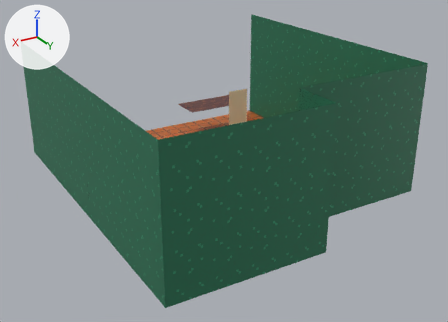
The glTF model assets/models/escena.glb as it was, and as the next commit left it.
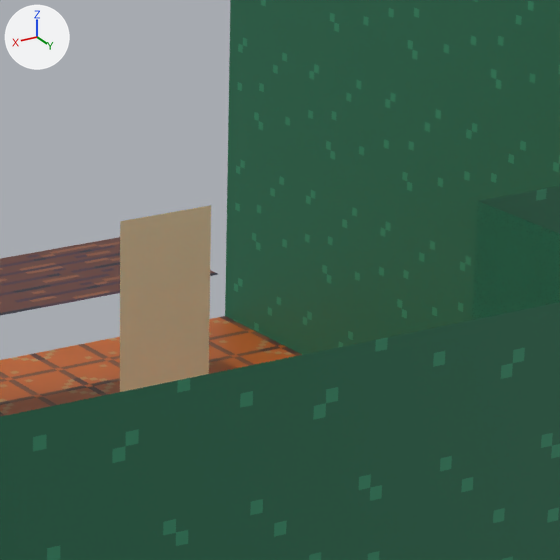
There are two pictures of each version: one whole from a 50 mm lens placed at (25.17, 44.43, 22.8), pointed at (0.47, 3.28, 2.22), one close up on the part from 46% to 70% of the width and 15% to 49% of the height. The lights are fixed; the arrows at upper left show +X, +Y and +Z. Where no turn or scale is listed for an object, it has been applied to the vertices.

The older version as bpy lines, for what is in view:
```python
me_plane_001 = bpy.data.meshes.new('Plane.001')
me_plane_001.from_pydata(...)  # 8 vertices, 6 faces; spans x -12.3..12.3, y -12.3..12.3, z 0.0
me_plane_001.materials.append(mat_suelo)  # picture img_bake_suelo
me_plane_003 = bpy.data.meshes.new('Plane.003')
me_plane_003.from_pydata(...)  # 4 vertices, 2 faces; spans x -3.29..3.29, y -1.6..1.6, z 0.0
me_plane_003.materials.append(mat_mesa)  # picture img_bake_mesa
me_plane_004 = bpy.data.meshes.new('Plane.004')
me_plane_004.from_pydata([(-1.0, 0.0, -2.38), (1.0, 0.0, -2.38), (-1.0, 0.0, 2.38), (1.0, 0.0, 2.38)], [], [(0, 1, 3), (0, 3, 2)])
me_plane_004.materials.append(mat_remie)  # beige #fcecc5
ob_mesa = bpy.data.objects.new('Mesa', me_plane_003)
ob_mesa.location = (-5.33, -8.57, 3.07)
ob_remie = bpy.data.objects.new('Remie', me_plane_004)
ob_remie.location = (-5.37, -3.85, 3.27)
ob_suelo = bpy.data.objects.new('Suelo', me_plane_001)
ob_suelo.location = (0.0, 0.0, 0.0)
# also in view: 'Paredes' at (0.0, 1.95, 5.45)
```
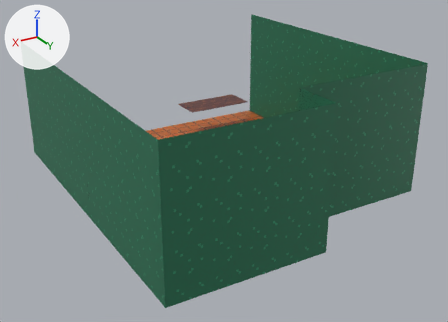
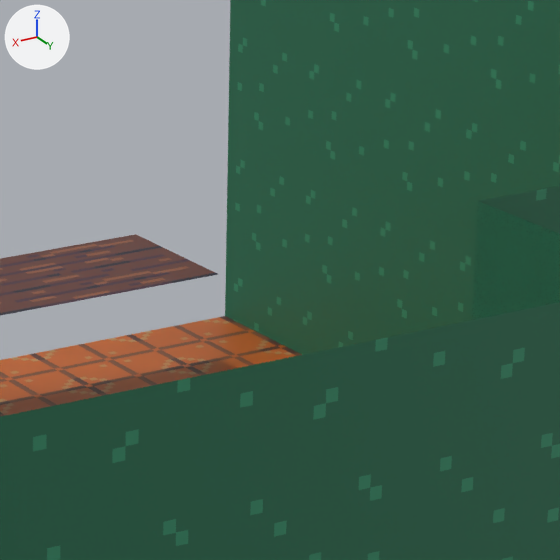
Boxes [x1, y1, x2, y2] around the edits, measured in the close-ups (560 x 560 px):
```json
{"object": "Remie", "change": "deleted", "before": [120, 205, 211, 392]}
```

Scene script edits in JSON lines:
```json
{"op": "remove", "block": "ob_remie", "code": ["ob_remie = bpy.data.objects.new('Remie', me_plane_004)", "ob_remie.location = (-5.37, -3.85, 3.27)"]}
```
